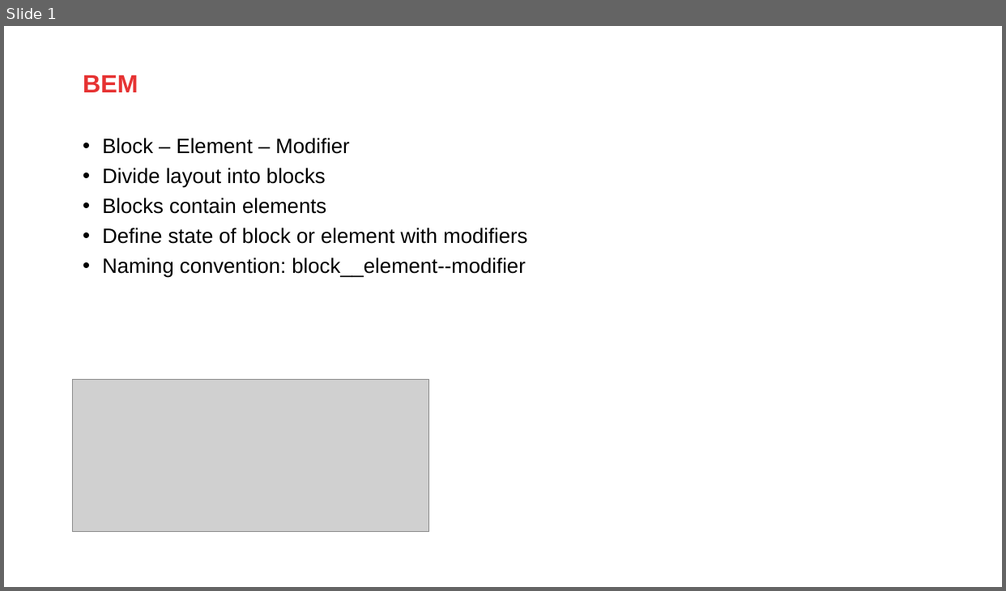
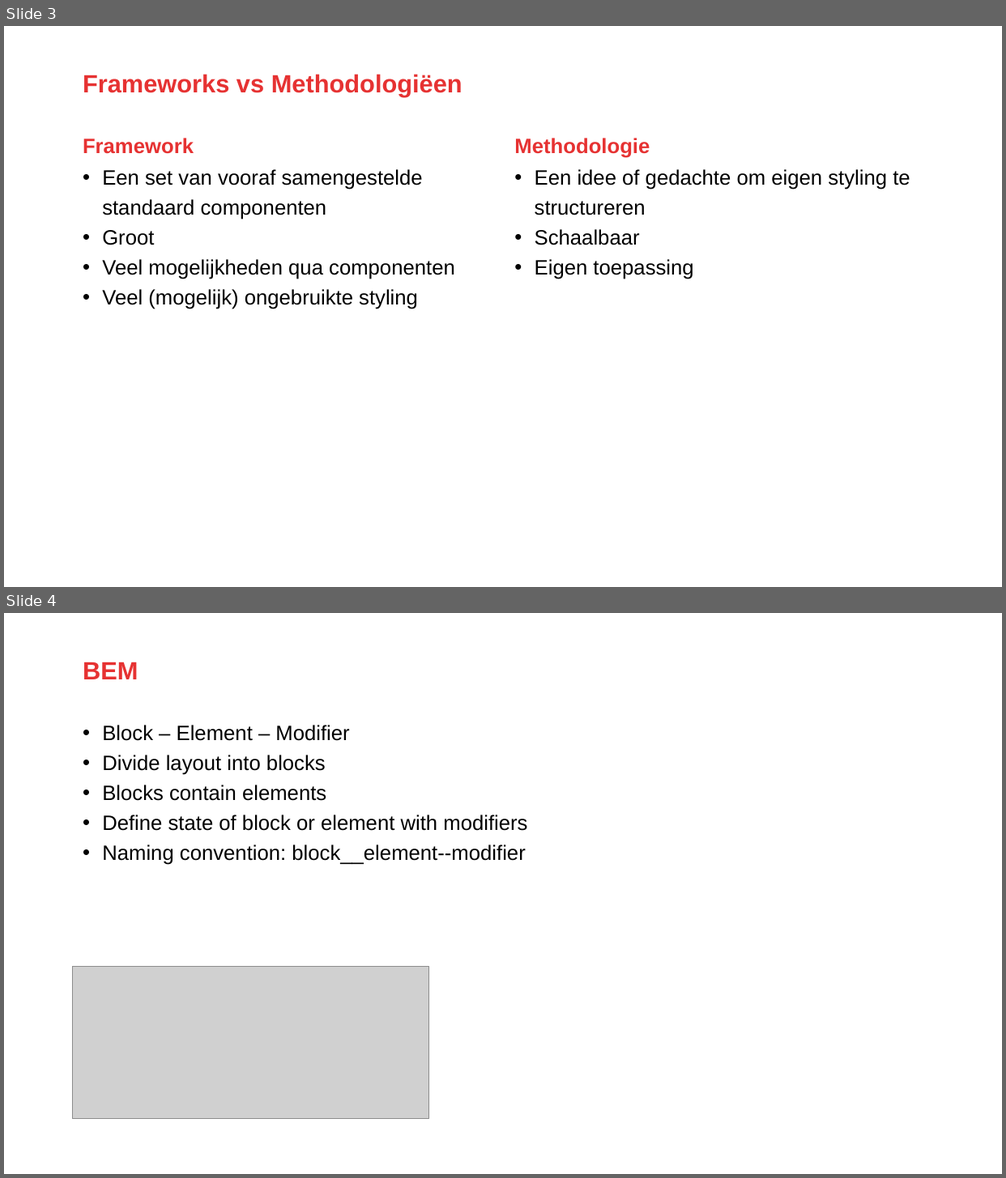
Before and after one commit to AMIS-Services/sig-css-architecture, a slide deck: SIG_CSS_Architecture.pptx. Shown one above the other, each under a label of ours: slide 1 before the commit, slides 3 and 4 after it. The pictures are 1006x591 and 1006x1178 pixels, drawn with LibreOffice and Linux fonts; fonts in the diff are those of the drawing; grey boxes stand for pictures; background and template pictures are left out. Boxes give left, top, right and bottom in pixels: in the first picture for what was removed or moved away, otherwise in the second. Text is boxed around its words. In the diff, an @@ line names an element or a change of style, - is before the commit and + after.

```diff
--- a/SIG_CSS_Architecture.pptx
+++ b/SIG_CSS_Architecture.pptx
@@ slide 3 added at <box>4,26,1002,587</box>, background #FFFFFF; not listed: 1 template element that a slide beside it also shows @@
@@ title added at <box>83,74,462,96</box>, 24 pt, text #E63232, bold @@
+Frameworks vs Methodologiëen
@@ text added at <box>83,138,194,154</box>, 20 pt, text #E63232, bold @@
+Framework
@@ text added at <box>514,138,650,158</box>, 20 pt, text #E63232, bold @@
+Methodologie
@@ text added at <box>102,169,455,310</box>, 20 pt, text #000000 @@
+• Een set van vooraf samengestelde standaard componenten
+• Groot
+• Veel mogelijkheden qua componenten
+• Veel (mogelijk) ongebruikte styling
@@ text added at <box>535,169,910,280</box>, 20 pt, text #000000 @@
+• Een idee of gedachte om eigen styling te structureren
+• Schaalbaar
+• Eigen toepassing
@@ page number added at <box>908,573,923,584</box>, 8 pt, text #FFFFFF @@
+3
@@ what was slide 1 is now slide 4 @@
```
Also in this commit, not shown: 6 slides changed, 6 other slides added.
